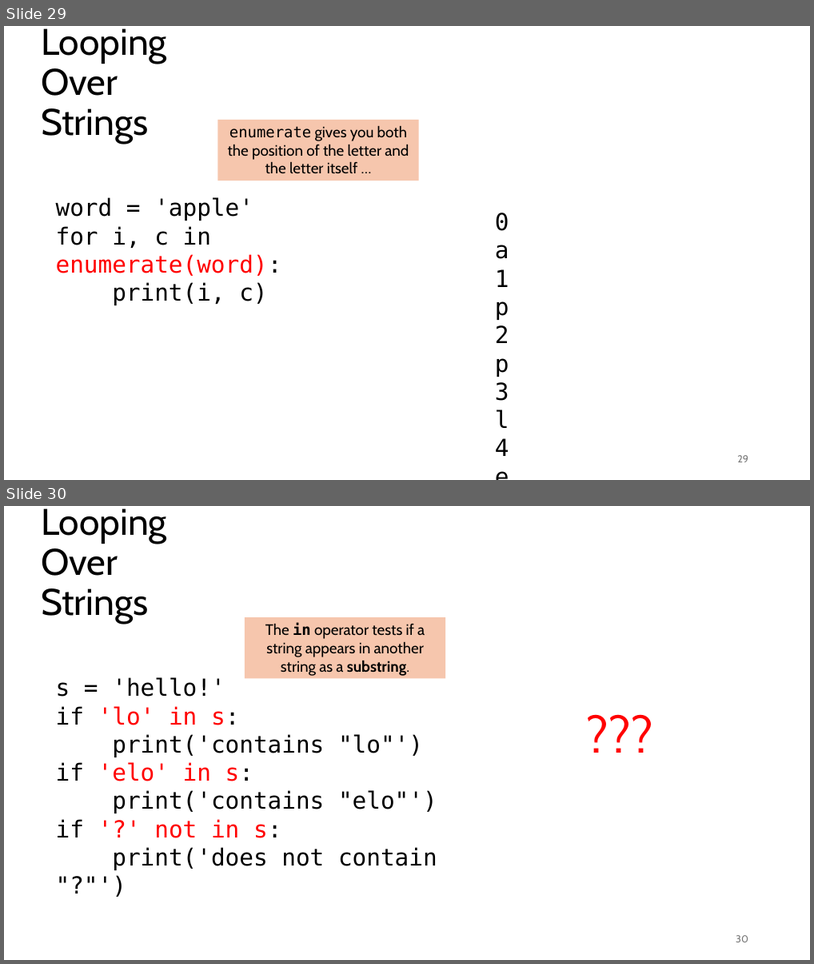
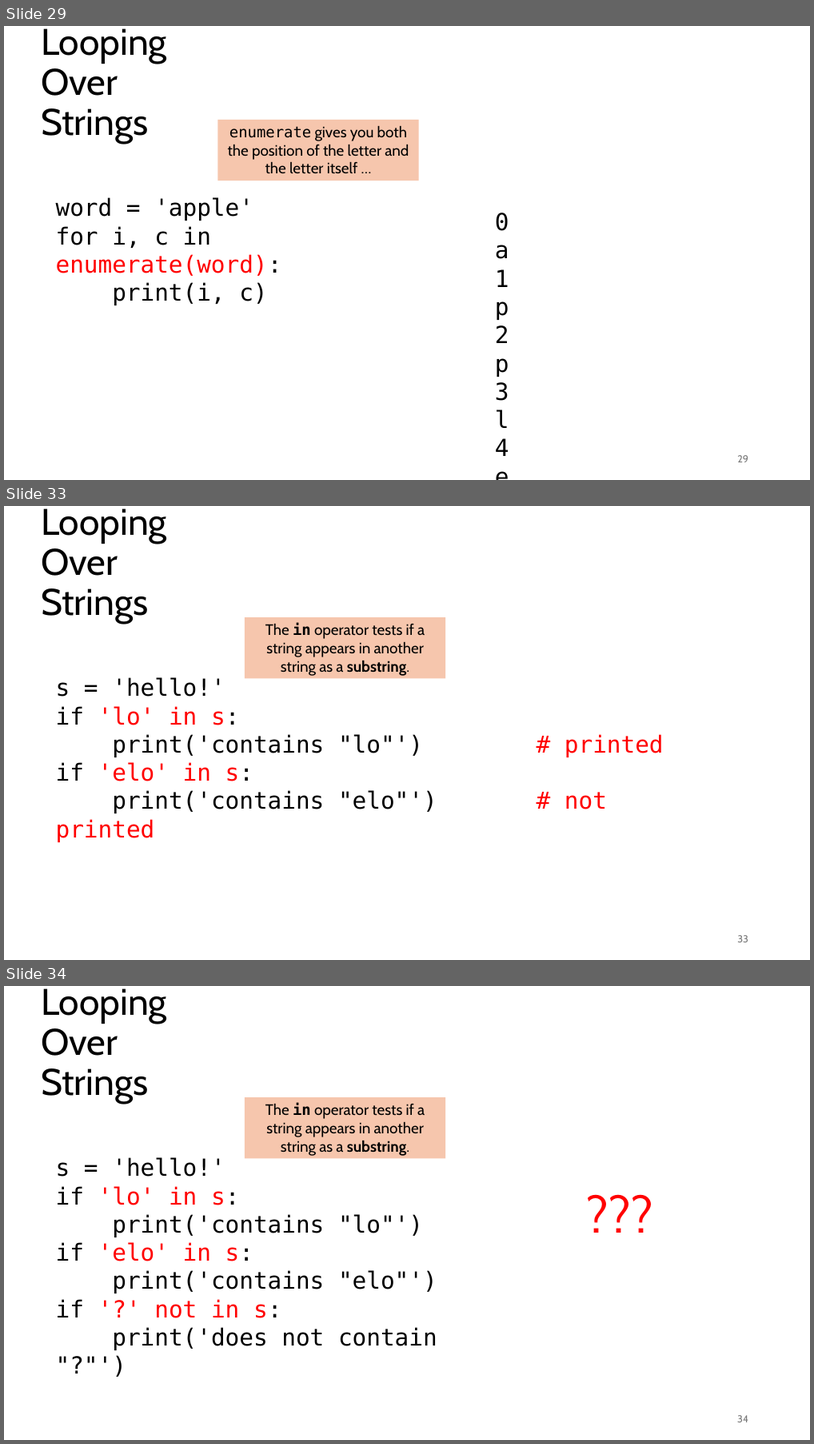
Before and after one commit to tjd1234/cmpt120spring2026, a slide deck: lecture_notes/chapter7/chapter7.pptx. Shown one above the other, each under a label of ours: slides 29 and 30 before the commit, slides 29, 33 and 34 after it; the slides between them are not shown. The pictures are 814x964 and 814x1444 pixels, drawn with LibreOffice and Linux fonts; fonts in the diff are those of the drawing. Boxes give left, top, right and bottom in pixels: in the first picture for what was removed or moved away, otherwise in the second. Text is boxed around its words. In the diff, an @@ line names an element or a change of style, - is before the commit and + after.

```diff
--- a/lecture_notes/chapter7/chapter7.pptx
+++ b/lecture_notes/chapter7/chapter7.pptx
@@ slide 33 added at (4, 506, 810, 960), background #FFFFFF @@
@@ title added at (41, 508, 167, 624), 44 pt, text #000000 @@
+Looping Over
+Strings
@@ rectangle added at (245, 617, 446, 679), fill #F6C6AD, 18 pt, text #000000 @@
+The in operator tests if a string appears in another string as a substring.
@@ text added at (56, 677, 607, 813), 28 pt, text #000000 @@
+s = 'hello!'
+if 'lo' in s:
+print('contains "lo"') # printed
+if 'elo' in s:
+print('contains "elo"') # not printed
@@ page number added at (738, 935, 749, 942), 12 pt, text #797979 @@
+33
@@ what was slide 30 is now slide 34 @@
@@ page number at (738, 1415, 749, 1422): text changed @@
-30
+34
```
Also in this commit, not shown: 15 slides changed, 4 other slides added, 7 other files.
